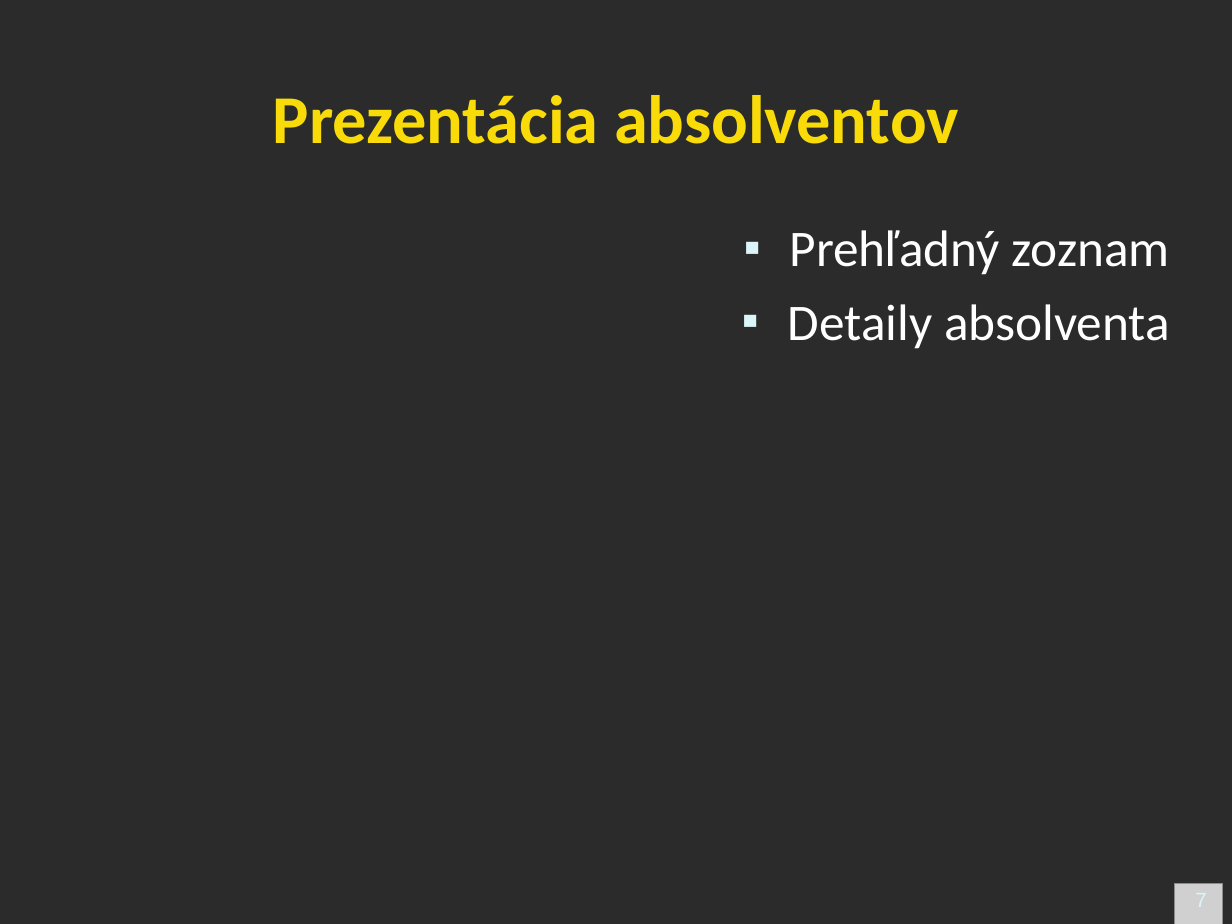
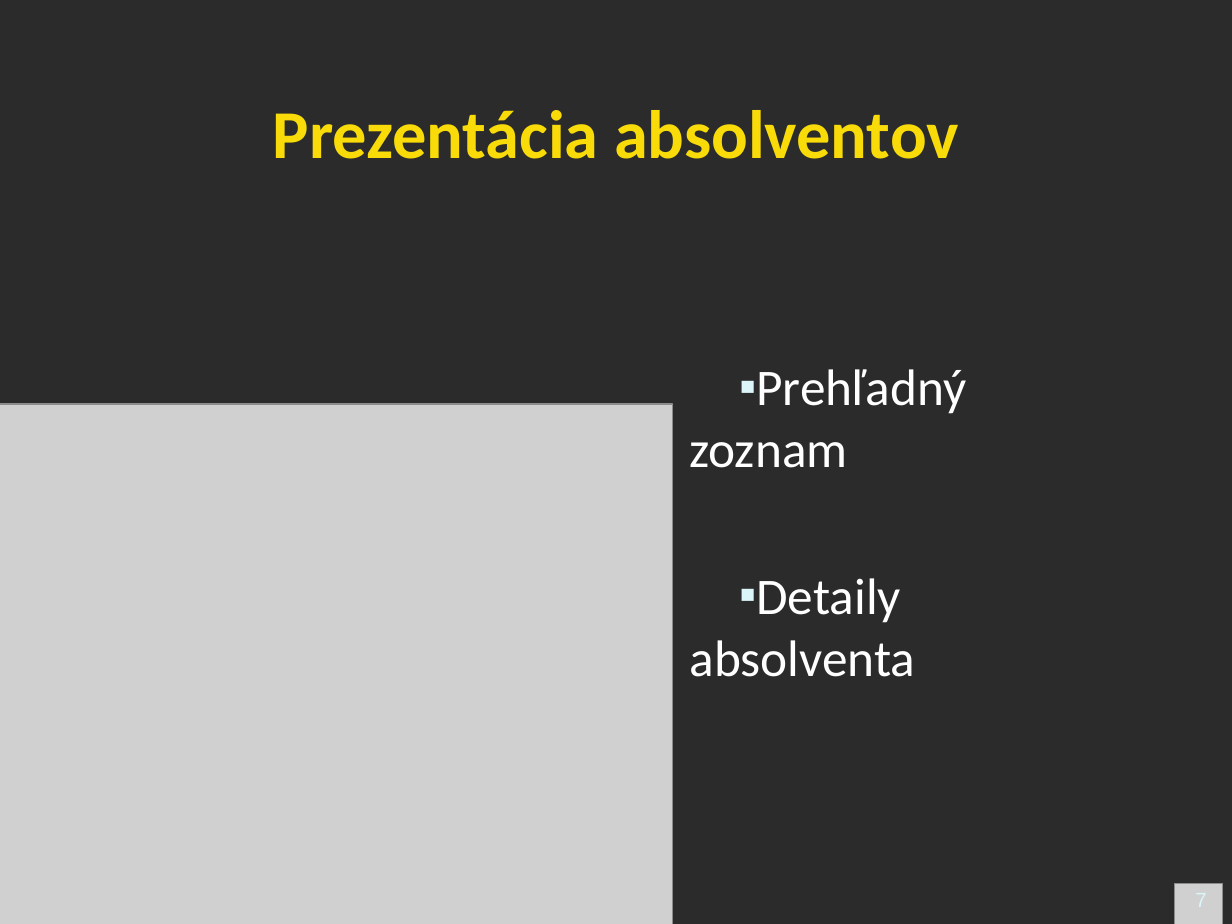
Before and after one commit to googlecode-mirror/timovy2007, a slide deck: slide 7 of doc/prezentacia/alumni_action_presentation.ppt. Drawn at 1232x924 pixels with LibreOffice and Linux fonts; fonts in the diff are those of the drawing; grey boxes stand for pictures; background and template pictures are left out; a plain dark background stands for a picture behind light text. Boxes give left, top, right and bottom in pixels: in the first picture for what was removed or moved away, otherwise in the second. Text is boxed around its words. In the diff, an @@ line names an element or a change of style, - is before the commit and + after.

```diff
--- a/doc/prezentacia/alumni_action_presentation.ppt
+++ b/doc/prezentacia/alumni_action_presentation.ppt
@@ title "Prezentácia absolventov" at bbox=[273, 110, 959, 159]: vertical alignment top to middle @@
@@ text "Prehľadný zoznam" at bbox=[690, 369, 966, 677]: alignment right to left; indent changed; vertical alignment top to middle @@
@@ picture added at bbox=[0, 404, 673, 924] @@
```
Also in this commit, not shown: 7 other slides changed, 4 slides added, 4 slides removed.
